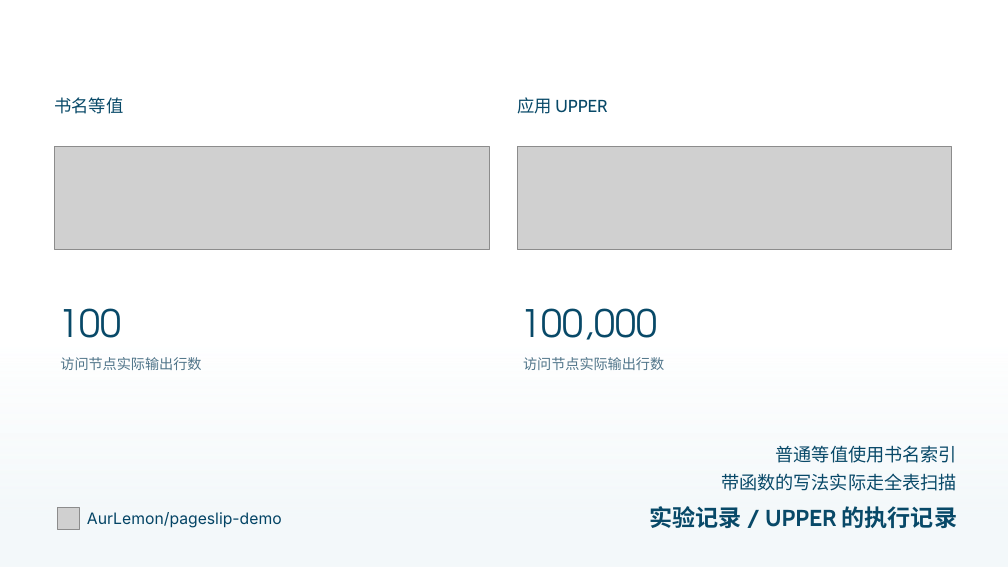
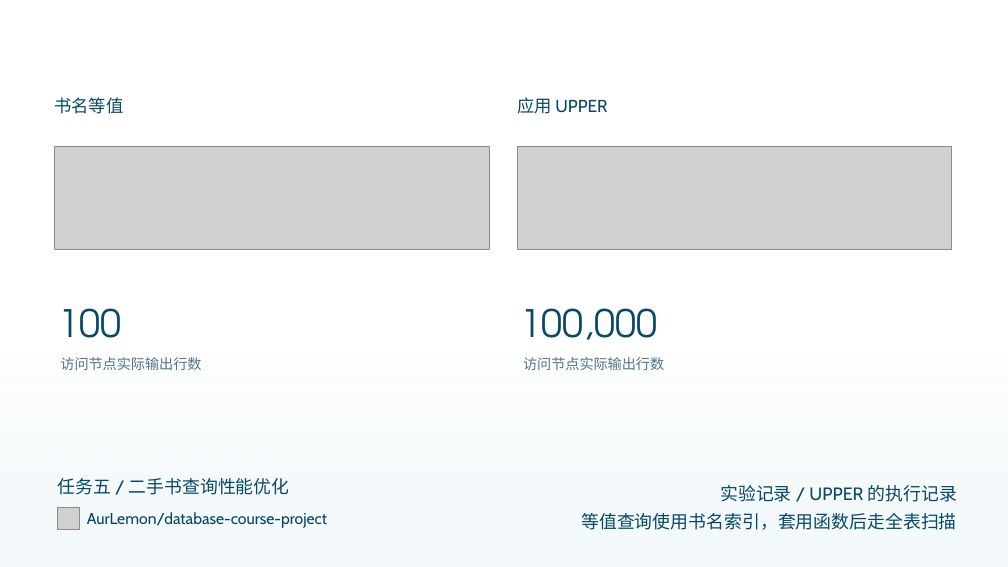
Before and after one commit to AurLemon/pageslip-demo, a slide deck: slide 18 of presentations/task-5-query-optimization.pptx. Drawn at 1008x567 pixels with LibreOffice and Linux fonts; fonts in the diff are those of the drawing; grey boxes stand for pictures. Boxes give left, top, right and bottom in pixels: in the first picture for what was removed or moved away, otherwise in the second. Text is boxed around its words. In the diff, an @@ line names an element or a change of style, - is before the commit and + after.

```diff
--- a/presentations/task-5-query-optimization.pptx
+++ b/presentations/task-5-query-optimization.pptx
@@ text removed at [776,445,957,463] @@
-普通等值使用书名索引
@@ text added at [57,478,290,495], 17 pt, text #084968 @@
+任务五 / 二手书查询性能优化
@@ text removed at [721,473,957,491] @@
-带函数的写法实际走全表扫描
@@ text "实验记录 / UPPER 的执行记录": place and size @@
-text "实验记录 / UPPER 的执行记录" at [650,506,957,528]
+text "实验记录 / UPPER 的执行记录" at [720,485,957,502]
@@ text "实验记录 / UPPER 的执行记录" at [720,485,957,502]: size 22 to 17 pt, bold off @@
@@ text at [87,512,327,528]: text changed; font Inter to Cabin @@
-AurLemon/pageslip-demo
+AurLemon/database-course-project
@@ text added at [581,513,956,530], 17 pt, text #084968 @@
+等值查询使用书名索引，套用函数后走全表扫描
```
Also in this commit, not shown: 17 other slides changed, 2 other files.
